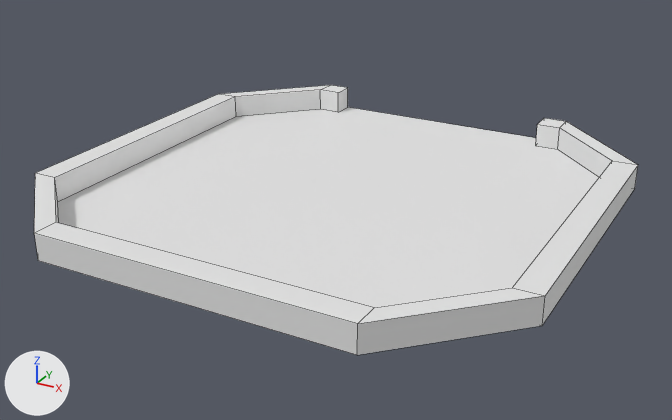
Renders of the Blender file StageData/Parts/Respawn.blend from each side of a commit.
Both versions are drawn from a 50 mm lens placed at (16.1, -29.6, 14.0), pointed at (0.2, -0.6, -0.5). Arrows for +X, +Y and +Z are at lower left; the lights stay in place. Mesh edges are drawn as thin lines.

The first picture shows '平面'.
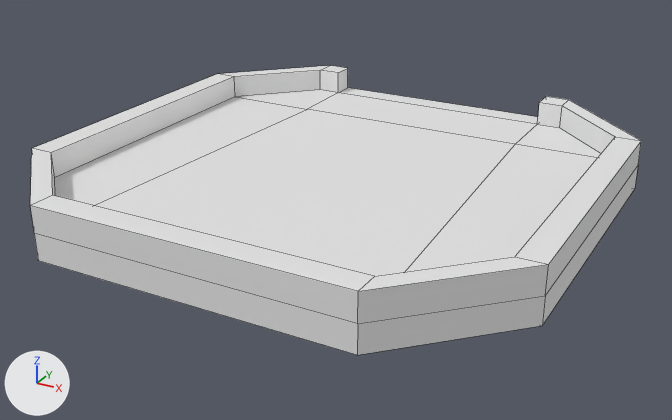
Location of each change, (x1, y1, x2, y2) in pixels of the pictures (672 x 420 px):
'平面', reshaped (7% taller)
    before: (34, 85, 638, 355)
    after: (30, 66, 641, 355)
part 1 of me_平面_001, built on
    before: (34, 85, 638, 324)
    after: (30, 66, 641, 324)

What the commit changed:
me_平面_001 is used by ob_平面; location (0.0, 0.0, 0.0).
me_平面_001 had 40 vertices, 39 faces and spanned x -10.0..10.0, y -10.0..10.0, z 0.0..1.0.
me_平面_001 now has 64 vertices, 62 faces and spans x -10.0..10.0, y -10.0..10.0, z 0.0..2.0.
Part 1, on me_平面_001:
21 faces are deleted.
4 vertices are added at (5.0, 6.0, 1.0), (-5.0, 6.0, 1.0), (5.0, 6.0, 0.0), (-5.0, 6.0, 0.0).
20 new vertices lie (0.0, 0.0, 1.0) away from vertices in x -10.0..10.0, y -10.0..10.0, z 1.0.
44 new faces join them.
